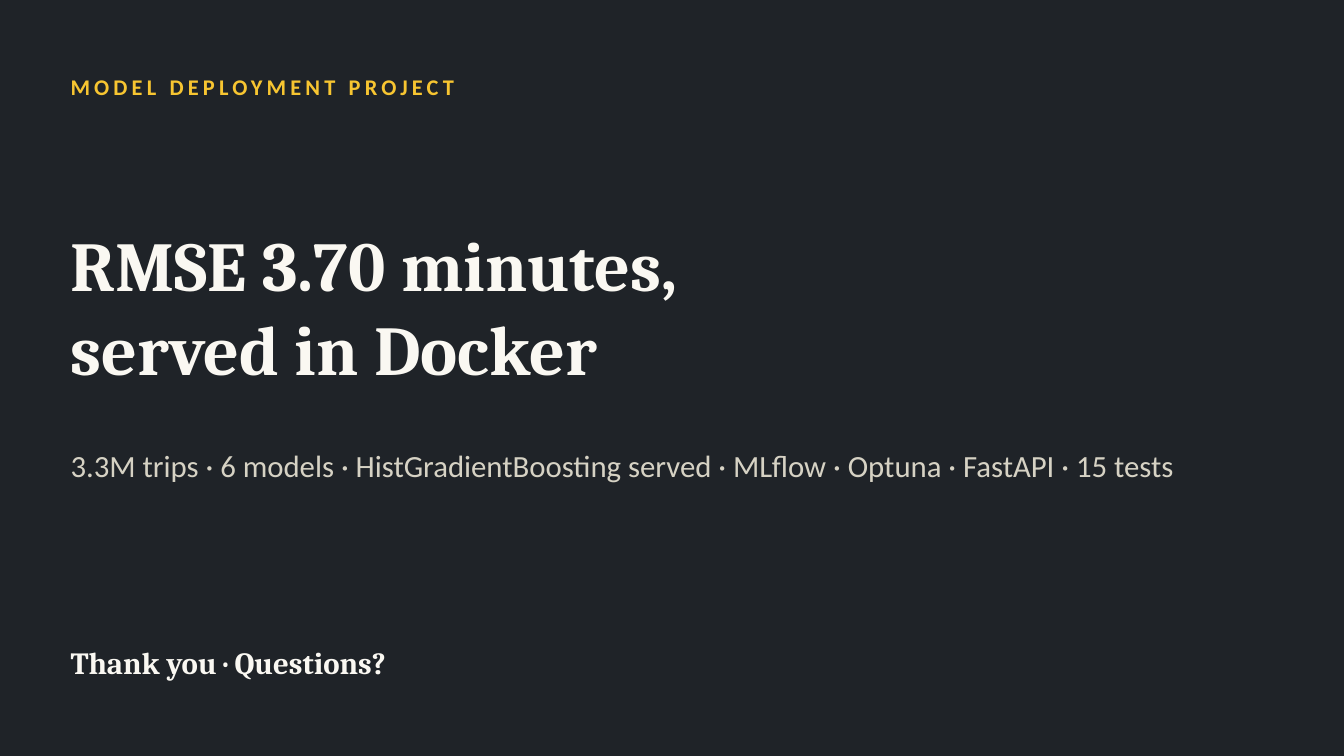
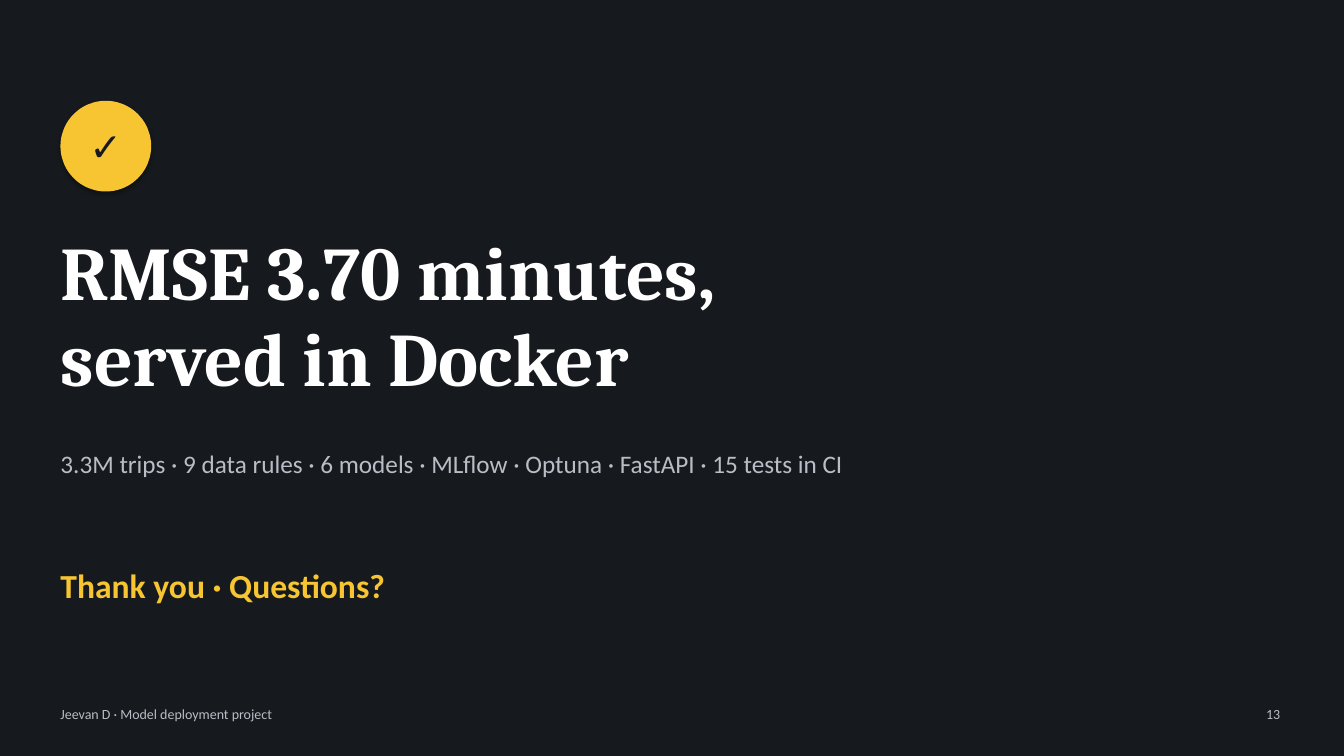
Before and after one commit to jeevan516/model-deployment-project, a slide deck: slide 13 of presentation/model-deployment-project.pptx. Drawn at 1344x756 pixels with LibreOffice and Linux fonts; fonts in the diff are those of the drawing. Boxes give left, top, right and bottom in pixels: in the first picture for what was removed or moved away, otherwise in the second. Text is boxed around its words. In the diff, an @@ line names an element or a change of style, - is before the commit and + after.

```diff
--- a/presentation/model-deployment-project.pptx
+++ b/presentation/model-deployment-project.pptx
@@ background #1F2328 to #16191D @@
@@ ellipse added at [60, 101, 151, 192], fill #F7C531, 28 pt, text #16191D, bold @@
+✓
@@ text at [60, 247, 716, 387]: text changed; size 50 to 54 pt; text colour #FAF8F2 to #FFFFFF @@
-RMSE 3.70 minutes,
-served in Docker
+RMSE 3.70 minutes,
+served in Docker
@@ text at [60, 455, 843, 477]: text changed; size 22 to 18 pt; text colour #D6D2C4 to #B9BEC6 @@
-3.3M trips · 6 models · HistGradientBoosting served · MLflow · Optuna · FastAPI · 15 tests
+3.3M trips · 9 data rules · 6 models · MLflow · Optuna · FastAPI · 15 tests in CI
@@ text "Thank you · Questions?": place and size @@
-text "Thank you · Questions?" at [71, 652, 386, 681]
+text "Thank you · Questions?" at [60, 574, 385, 604]
@@ text "Thank you · Questions?" at [60, 574, 385, 604]: size 22 to 24 pt, font Cambria to Calibri, text colour #FAF8F2 to #F7C531; line spacing 1.1 to 1 @@
@@ text at [60, 709, 272, 722]: text changed; size 16 to 10 pt; text colour #F7C531 to #B9BEC6; bold off @@
-MODEL DEPLOYMENT PROJECT
+Jeevan D · Model deployment project
@@ text added at [1266, 710, 1280, 719], 10 pt, text #B9BEC6 @@
+13
```
Also in this commit, not shown: 6 other slides changed, 6 slides added, 6 slides removed, 6 other files.
